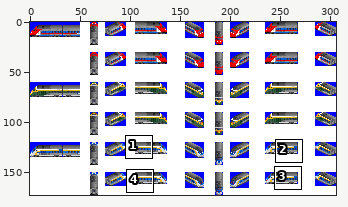
Sprite sheet, stored at src/locomotive/saemaeul/DHC.png. Above, an overview of the earlier version with the close-up marked.
Close-up. As it was:
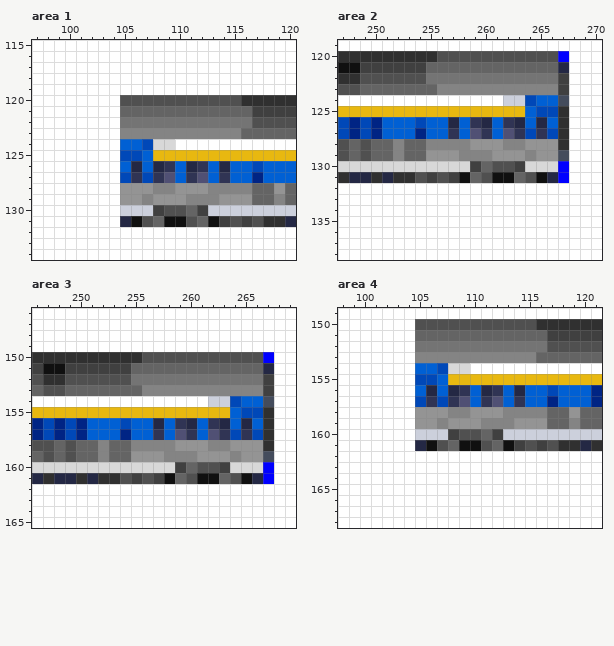
The file is 306x173 pixels. Colours within 5 levels of each other are drawn and written as one. Shown: area 1: x 97..120, y 115..134; area 2: x 247..270, y 119..138; area 3: x 246..269, y 146..165; area 4: x 98..121, y 149..168. The commit also changed other parts of the picture, which this record leaves out.
The result:
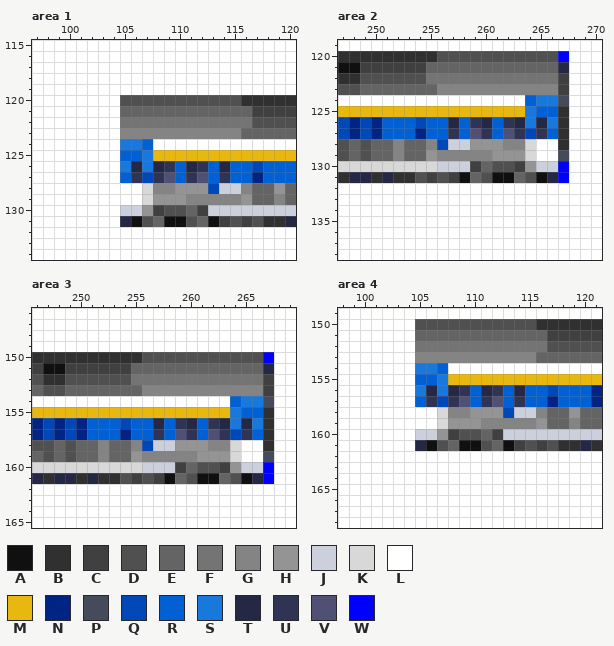
Palette (. is transparent): A #101010  B #303030  C #404040  D #505050  E #646464  F #747474  G #848484  H #949494  J #ccd0dc  K #d8d8d8  L #ffffff  M #e8b810  N #002484  P #444c5c  Q #0048b8  R #0060d4  S #1878dc  T #242844  U #303454  V #505074  W #0000ff
The edit:
--- area 1
@@ x 103..117 @@
 123 LLGGGGGGGGGGGEE
-124 LLRRQKKLLLLLLLL
-125 LLQQRMMMMMMMMMM
-126 LLRTRTURTURTRRQ
-127 LLQUQUVRUVRURRN
-128 LLHHHGGHHHGGGGE
-129 LLHHGHHHGGGHHHE
-130 LLJJJCDDECJJJJJ
+124 LLSSRLLLLLLLLLL
+125 LLRRSMMMMMMMMMM
+126 LLSTSTURTURTRRQ
+127 LLRUQUVRUVRURRN
+128 LLLLKGGHHHQJJGE
+129 LLLLKHHHGGGGGHE
+130 LLJJHCDDECJJJJJ
 131 LLTADEAADEACDCD
--- area 2
@@ x 254..268 @@
 123 EEGGGGGGGGGGGCL
-124 LLLLLLLLJJQRRPL
-125 MMMMMMMMMMRQQBL
-126 QRRTRUTRUTRTRBL
-127 NRRURVURVUQUQBL
-128 EGGGGHHHGGHHHBL
-129 EHHHGGGHHHGHHPL
-130 KKKKKCEDDCKKKWL
+124 LLLLLLLLLLRSSPL
+125 MMMMMMMMMMSRRBL
+126 QRRTRUTRUTSTSBL
+127 NRRURVURVUQURBL
+128 EGQJJHHHGGKLLBL
+129 EHGGGGGHHHKLLPL
+130 KKJJJCEDDCHJJWL
 131 DCDCAEDAAEDATWL
--- area 3
@@ x 254..268 @@
 153 EEGGGGGGGGGGGCL
-154 LLLLLLLLJJQRRPL
-155 MMMMMMMMMMRQQBL
-156 QRRTRUTRUTRTRBL
-157 NRRURVURVUQUQBL
-158 EGGGGHHHGGHHHBL
-159 EHHHGGGHHHGHHPL
-160 KKKKKCEDDCKKKWL
+154 LLLLLLLLLLRSSPL
+155 MMMMMMMMMMSRRBL
+156 QRRTRUTRUTSTSBL
+157 NRRURVURVUQURBL
+158 EGQJJHHHGGKLLBL
+159 EHGGGGGHHHKLLPL
+160 KKJJJCEDDCHJJWL
 161 DCDCAEDAAEDATWL
--- area 4
@@ x 103..117 @@
 153 LLGGGGGGGGGGGEE
-154 LLRRQKKLLLLLLLL
-155 LLQQRMMMMMMMMMM
-156 LLRTRTURTURTRRQ
-157 LLQUQUVRUVRURRN
-158 LLHHHGGHHHGGGGE
-159 LLHHGHHHGGGHHHE
-160 LLJJJCDDECJJJJJ
+154 LLSSRLLLLLLLLLL
+155 LLRRSMMMMMMMMMM
+156 LLSTSTURTURTRRQ
+157 LLRUQUVRUVRURRN
+158 LLLLKGGHHHQJJGE
+159 LLLLKHHHGGGGGHE
+160 LLJJHCDDECJJJJJ
 161 LLTADEAADEACDCD
Where, in picture pixels (left, top, right, bottom), the same in both close-ups:
changed: (120, 139, 241, 216)
changed: (503, 95, 558, 172)
changed: (437, 139, 470, 172)
changed: (208, 396, 263, 473)
changed: (142, 440, 175, 473)
changed: (415, 363, 470, 440)
changed: (503, 407, 536, 429)
